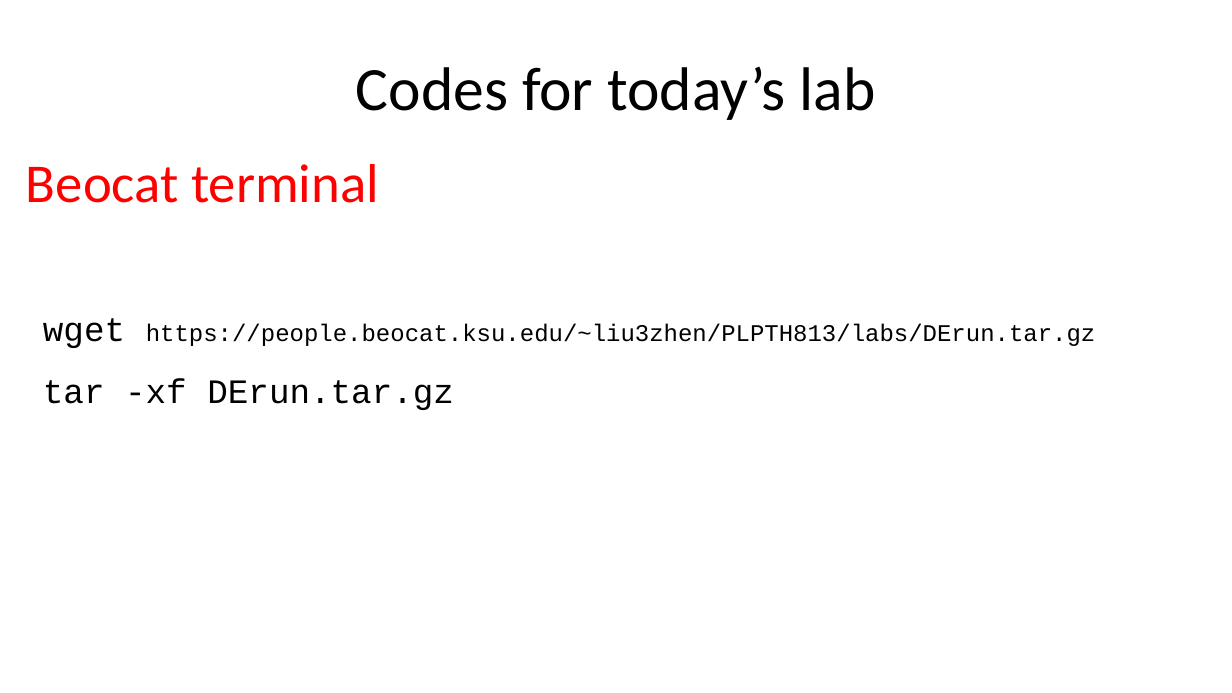
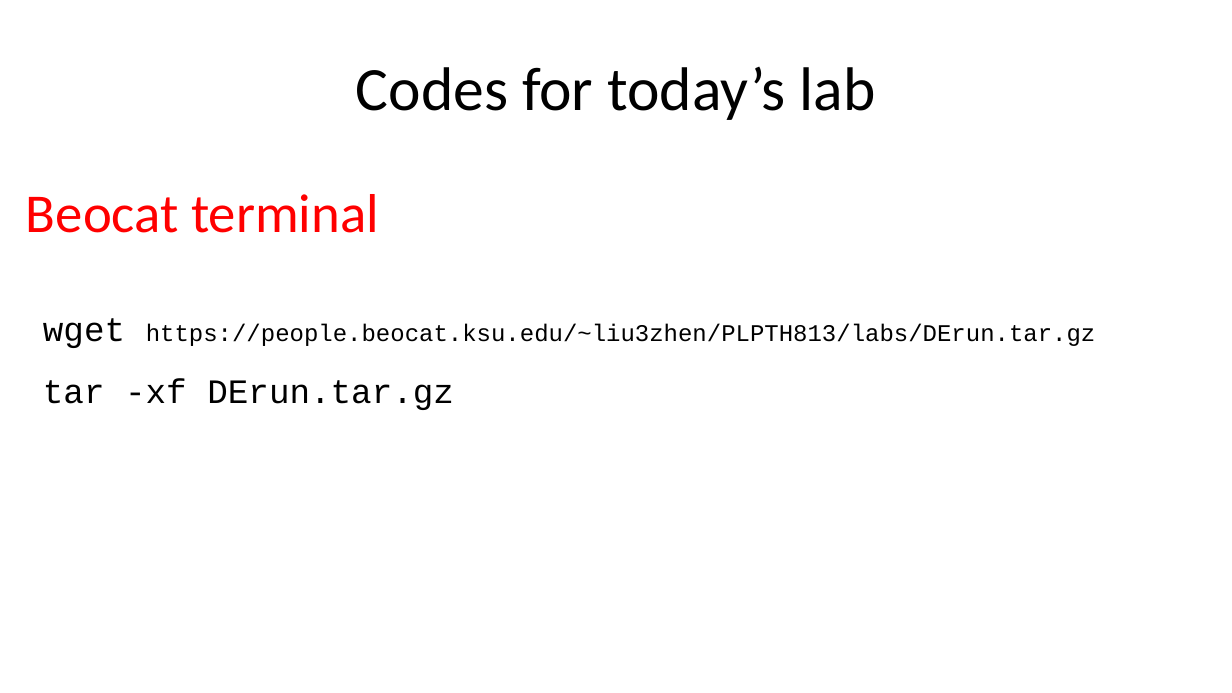
Before and after one commit to liu3zhenlab/teaching, a slide deck: slide 4 of PLPTH813Bioinformatis/2025/2_lab/lab11_DE.pptx (slide 5 before the commit). Drawn at 1232x693 pixels with LibreOffice and Linux fonts; fonts in the diff are those of the drawing. Boxes give left, top, right and bottom in pixels: in the first picture for what was removed or moved away, otherwise in the second. Text is boxed around its words. In the diff, an @@ line names an element or a change of style, - is before the commit and + after.

```diff
--- a/PLPTH813Bioinformatis/2025/2_lab/lab11_DE.pptx
+++ b/PLPTH813Bioinformatis/2025/2_lab/lab11_DE.pptx
@@ text "Beocat terminal" moved from (x1=26, y1=164, x2=379, y2=203) to (x1=26, y1=194, x2=379, y2=233) @@
```
Also in this commit, not shown: 8 other slides changed, 4 slides added, 3 slides removed.
